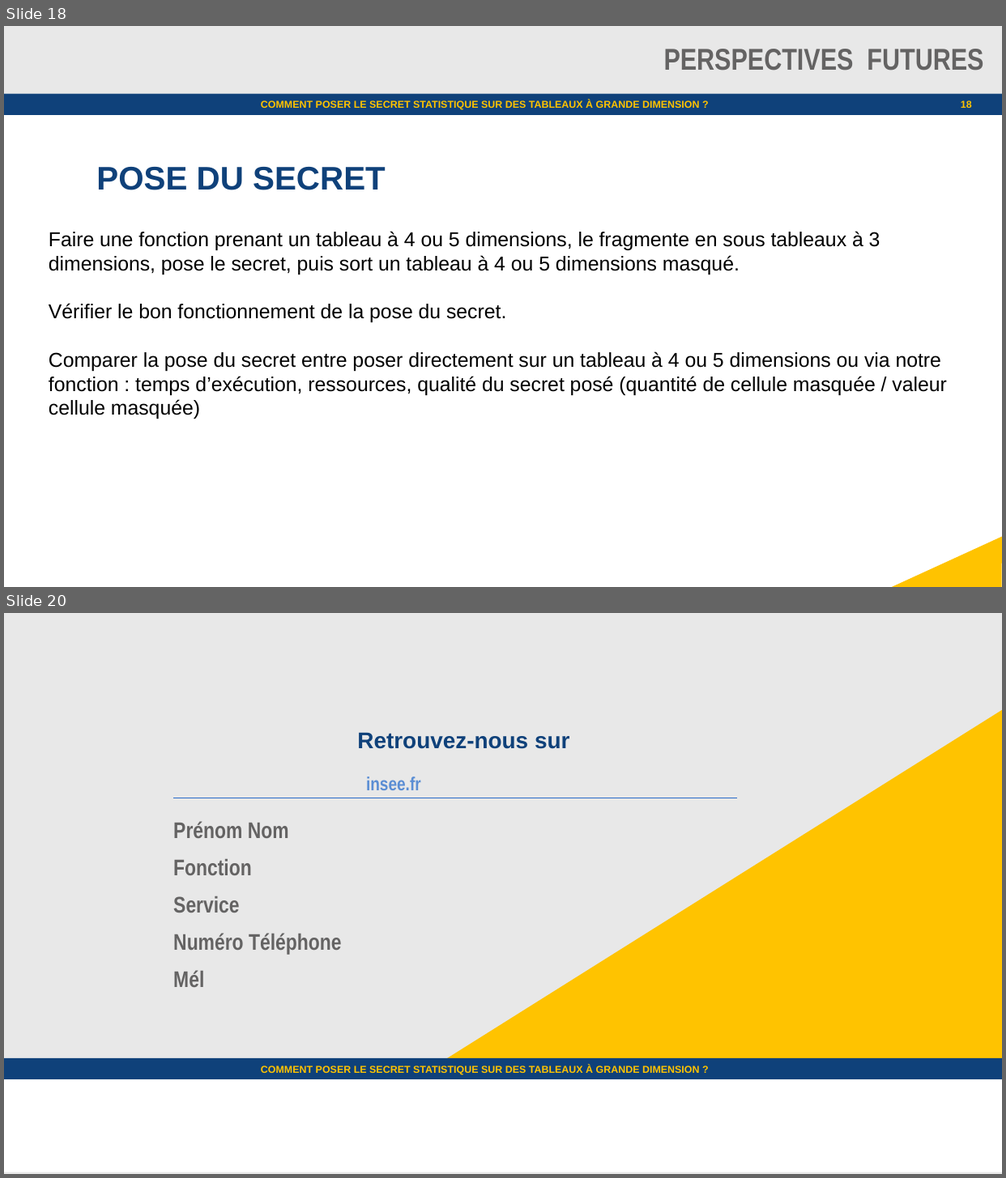
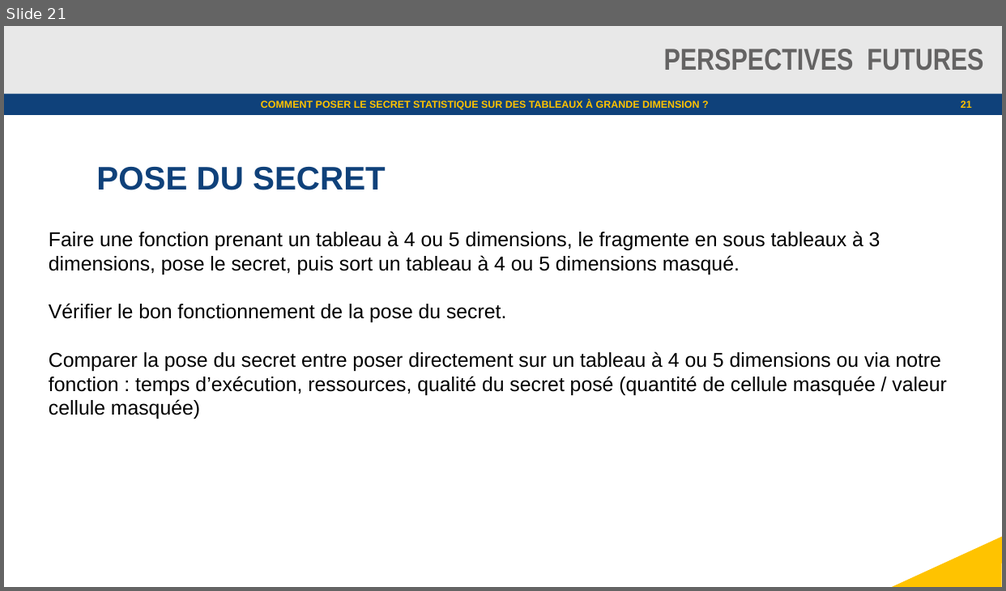
Before and after one commit to julienjamme/stage1A_2023, a slide deck: presentation_mi_parcours.odp. Shown one above the other, each under a label of ours: slides 18 and 20 before the commit, slide 21 after it; the slides between them are not shown. The pictures are 1006x1178 and 1006x591 pixels, drawn with LibreOffice and Linux fonts; fonts in the diff are those of the drawing; background and template pictures are left out. Boxes give left, top, right and bottom in pixels: in the first picture for what was removed or moved away, otherwise in the second. Text is boxed around its words. In the diff, an @@ line names an element or a change of style, - is before the commit and + after.

```diff
--- a/presentation_mi_parcours.odp
+++ b/presentation_mi_parcours.odp
@@ slide 20 removed at box(4, 613, 1002, 1174), background #E8E8E8 @@
@@ title removed at box(357, 732, 569, 749) @@
-Retrouvez-nous sur
@@ right triangle removed at box(446, 710, 1002, 1059) @@
@@ text removed at box(366, 777, 421, 790) @@
-insee.fr
@@ line removed from (173, 798) to (736, 798) @@
@@ text removed at box(173, 821, 341, 987) @@
-Prénom Nom
-Fonction
-Service
-Numéro Téléphone
-Mél
@@ rectangle removed at box(4, 1059, 1002, 1080) @@
@@ text removed at box(261, 1065, 699, 1076) @@
-COMMENT POSER LE SECRET STATISTIQUE SUR DES TABLEAUX À GRANDE DIMENSION ?
@@ rectangle removed at box(4, 1080, 1002, 1173) @@
@@ what was slide 18 is now slide 21 @@
@@ page number at box(961, 101, 972, 108): text changed @@
-18
+21
```
Also in this commit, not shown: 7 slides changed, 2 slides added.
